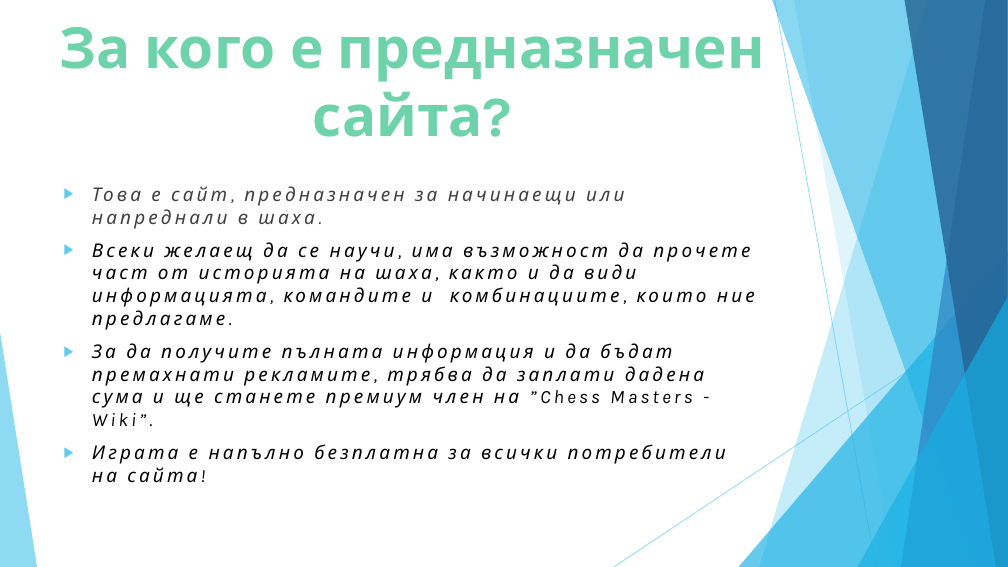
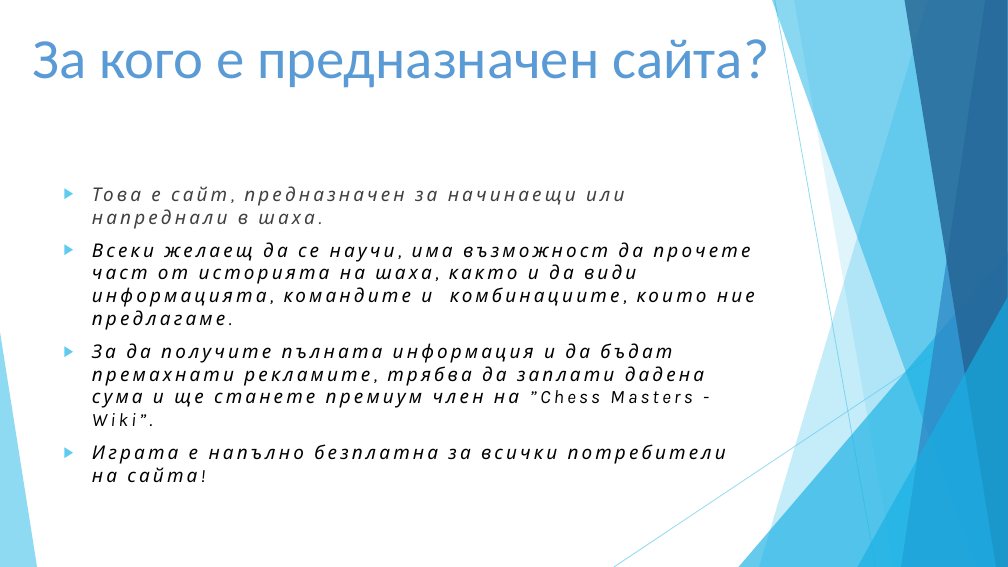
Before and after one commit to Code4Tarnovo/CMD, a slide deck: slide 4 of хакатон-2016.odp. Drawn at 1008x567 pixels with LibreOffice and Linux fonts; fonts in the diff are those of the drawing. Boxes give left, top, right and bottom in pixels: in the first picture for what was removed or moved away, otherwise in the second. Text is boxed around its words. In the diff, an @@ line names an element or a change of style, - is before the commit and + after.

```diff
--- a/хакатон-2016.odp
+++ b/хакатон-2016.odp
@@ free "За кого е предназначен сайта?": place and size @@
-free "За кого е предназначен сайта?" at <box>0,8,879,84</box>
+free "За кого е предназначен сайта?" at <box>25,18,777,94</box>
@@ free "За кого е предназначен сайта?" at <box>25,18,777,94</box>: font Karla to Calibri, text colour #6ED2AA to #5B9BD5, bold off @@
```
Also in this commit, not shown: 6 other slides changed, 5 other files.
